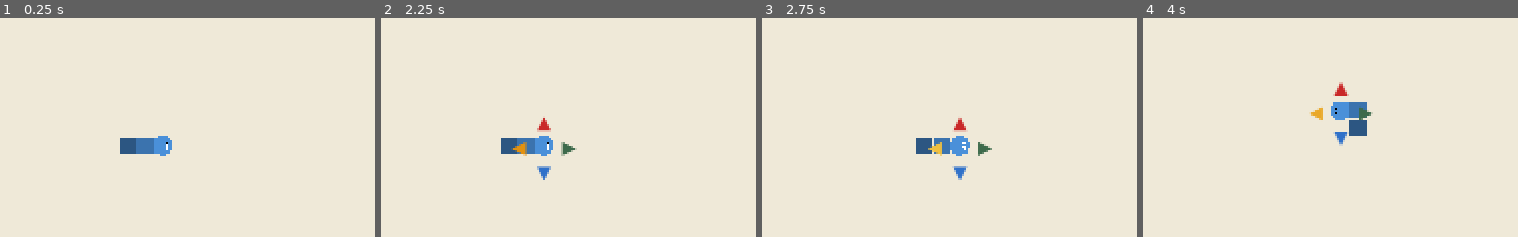
Above: before the commit, frames 1-4 (left to right).
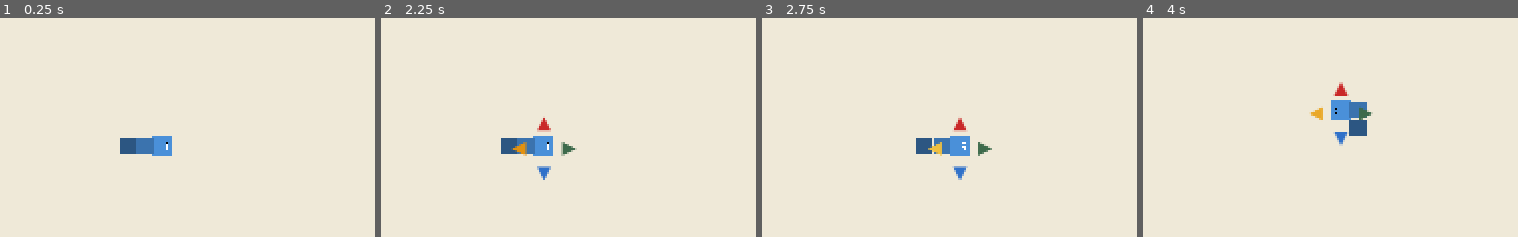
Above: after the commit, the same moments.

Repository: sssd903-tju/MetaBCI_Game
Game: Godot game, scene res://scenes/ssvep/MindSnakeGame.tscn
The game is run twice, just before and just after one commit, with the same random seed, the same clock (stepped at 60 frames per second) and the same inputs. This scene is started directly instead of the project's main scene.
Inputs:
- Up to frame 1 (0.25 s): no input
- Up to frame 2 (2.25 s): tap Enter (ui_accept) at 0.5, 0.77, 1.25, 1.52, 2 s; hold Right 0.53-1.28 s; tap 1 at 0.6 s; hold Down (ui_down) 1.28-2.03 s; tap 2 at 1.35 s; hold Right from 2.03 s (still down); tap 3 at 2.1 s
- Up to frame 3 (2.75 s): keep holding Right
- Up to frame 4 (4 s): release Right at 2.78 s; hold Up (ui_up) 2.78-3.53 s; tap 4 at 2.85 s; tap Enter (ui_accept) at 3.02, 3.77 s; hold Left from 3.53 s (still down); tap 5 at 3.6 s
The pictures show only the part of the screen within x 32-82%, y 22-72%; the shares and areas given below are measured in that part.

The runs differ from the first frame. In frame 1, less than 0.1% of the frame differs, in the area x 40-46%, y 53-64%; in frame 2, less than 0.1%; in frame 3, 0.1%, in the area x 50-56%, y 53-64%; in frame 4, less than 0.1%.

Commit message:
tweak: 蛇头改回方形, 比身体大(39px vs 29px)

Diff:
--- a/scripts/paradigms/ssvep/entities/snake.gd
+++ b/scripts/paradigms/ssvep/entities/snake.gd
@@ -118,7 +118,7 @@
 		var color: Color
 		if i == 0:
 			color = Color("4A90D9")
-			draw_circle(pos, CELL / 2.0 + 2, color)  # 圆头更大
+			draw_rect(Rect2(pos - Vector2.ONE * CELL / 2.0 - Vector2.ONE * 2, Vector2.ONE * CELL + Vector2.ONE * 4), color, true)  # 方头大
 		else:
 			var t := float(i) / float(body.size())
 			color = Color("4A90D9").darkened(t * 0.6)
